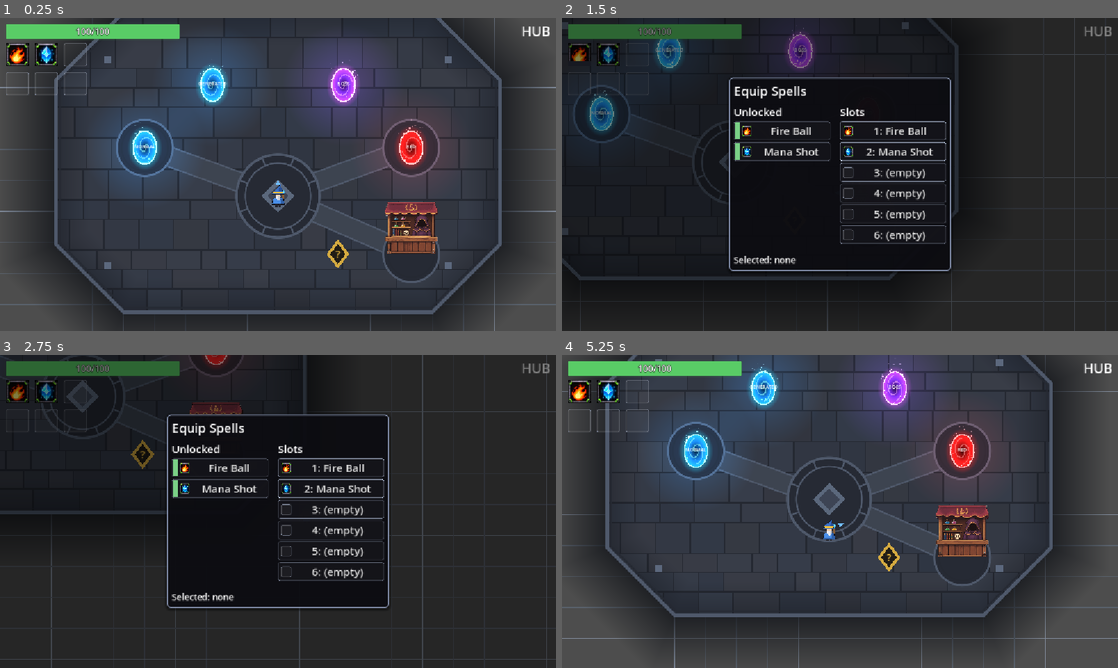
Above: before the commit, frames 1-4 (two rows, left to right).
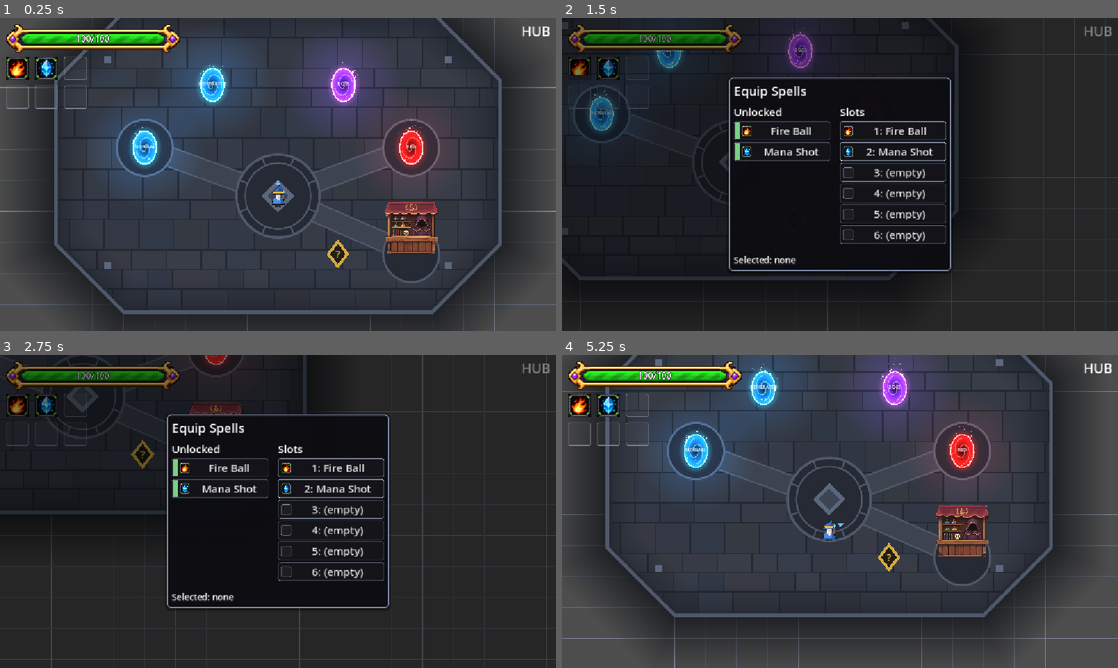
Above: after the commit, the same moments.

Repository: BestestGameStudio/gangU
Game: Godot game, scene res://scenes/main.tscn
The game is run twice, just before and just after one commit, with the same random seed, the same clock (stepped at 60 frames per second) and the same inputs.
Inputs (mouse positions are in pixels of both pictures, inside the frame that each line leads up to):
- Up to frame 1 (0.25 s): no input
- Up to frame 2 (1.5 s): tap Enter at 0.5 s; move the mouse to (962, 158) at 0.52 s; hold D (move_right) 0.53-1.28 s; hold Space (cast) 0.53-1.28 s; move the mouse to (728, 190) at 1.27 s; hold S (move_down) from 1.28 s (still down); tap Tab (equip_panel) at 1.35 s
- Up to frame 3 (2.75 s): move the mouse to (333, 442) at 2.02 s; release S (move_down) at 2.03 s; hold D (move_right) from 2.03 s (still down); tap E (use_consumable) at 2.1 s
- Up to frame 4 (5.25 s): move the mouse to (812, 574) at 2.77 s; release D (move_right) at 2.78 s; hold W (move_up) 2.78-3.53 s; tap 1 at 2.85 s; move the mouse to (1006, 558) at 3.52 s; hold A (move_left) 3.53-5.03 s; tap Enter at 3.6 s; move the mouse to (673, 464) at 4.27 s; tap Space (cast) at 4.35 s; move the mouse to (867, 511) at 5.02 s; hold S (move_down) from 5.03 s (still down); hold Tab (equip_panel) from 5.03 s (still down)

The runs differ from the first frame. In frame 1, 3.4% of the frame differs, in the area x 1-33%, y 2-30%; in frame 2, 3.1%; in frame 3, 3.1%; in frame 4, 3.4%.

Commit message:
feat(hud): textured HP bar from the new sprite sheet (#244)
Replace the flat ProgressBar styles with a sliced frame, track and fill.
End caps stay fixed and the middles tile. Amber and red remain as tints
over the fill, which is stored as a brightness map.

Co-Authored-By: Claude Opus 5.5 <noreply@anthropic.com>

Diff:
--- a/scenes/hud.tscn
+++ b/scenes/hud.tscn
@@ -1,6 +1,7 @@
-[gd_scene load_steps=2 format=3 uid="uid://bgangu6hud"]
+[gd_scene load_steps=3 format=3 uid="uid://bgangu6hud"]
 
 [ext_resource type="Script" path="res://scripts/hud.gd" id="1_hud"]
+[ext_resource type="Texture2D" path="res://assets/sprites/hp_bar_frame.png" id="2_frame"]
 
 [node name="HUD" type="CanvasLayer"]
 script = ExtResource("1_hud")
@@ -13,9 +14,20 @@
 theme_override_constants/separation = 8
 
 [node name="HPBar" type="ProgressBar" parent="Root"]
-custom_minimum_size = Vector2(360, 32)
+texture_filter = 1
+custom_minimum_size = Vector2(360, 60)
 layout_mode = 2
 show_percentage = false
+
+[node name="HPFrame" type="NinePatchRect" parent="Root/HPBar"]
+layout_mode = 1
+anchors_preset = 15
+anchor_right = 1.0
+anchor_bottom = 1.0
+mouse_filter = 2
+texture = ExtResource("2_frame")
+patch_margin_left = 45
+patch_margin_right = 45
 
 [node name="HPLabel" type="Label" parent="Root/HPBar"]
 layout_mode = 1
--- a/scripts/hud.gd
+++ b/scripts/hud.gd
@@ -26,12 +26,17 @@
 
 const RESERVED_PAD := 8.0
 const SLOT_SIDE := 48.0
-const HP_GREEN := Color(0.35, 0.8, 0.4, 1.0)
+## #244: the fill texture stores brightness only, so these tint it directly.
+## Green is the sheet art's own hue (median r/g and b/g).
+const HP_GREEN := Color(0.17, 1.0, 0.14, 1.0)
 const HP_AMBER := Color(0.95, 0.75, 0.25, 1.0)
 const HP_RED := Color(0.9, 0.3, 0.25, 1.0)
 const HP_AMBER_FRAC := 0.5
 const HP_RED_FRAC := 0.25
-const BAR_TRACK := Color(0.08, 0.08, 0.1, 0.9)
+const HP_TRACK_TEXTURE := preload("res://assets/sprites/hp_bar_track.png")
+const HP_FILL_TEXTURE := preload("res://assets/sprites/hp_bar_fill.png")
+const HP_TRACK_CAP := 42.0
+const HP_FILL_CAP := 44.0 # transparent padding + the fill's tapered tip
 
 var _player: Player
 var _caster: SpellCaster
@@ -52,8 +57,8 @@
 @onready var _objective_label: Label = $Root/ObjectiveLabel
 
 func _ready() -> void:
-	_hp_bar.add_theme_stylebox_override("background", UiStyle.bar(BAR_TRACK))
-	_hp_bar.add_theme_stylebox_override("fill", UiStyle.bar(HP_GREEN))
+	_hp_bar.add_theme_stylebox_override("background", _hp_bar_style(HP_TRACK_TEXTURE, HP_TRACK_CAP))
+	_hp_bar.add_theme_stylebox_override("fill", _hp_bar_style(HP_FILL_TEXTURE, HP_FILL_CAP))
 	if player_path != NodePath(""):
 		_player = get_node_or_null(player_path) as Player
 	if _player == null:
@@ -67,6 +72,15 @@
 	_on_health_changed(_player.hp, _player.max_hp)
 	if _caster != null:
 		_build_slot_grid()
+
+## Fixed end caps; the middle repeats so stars and stripes never stretch.
+func _hp_bar_style(texture: Texture2D, cap: float) -> StyleBoxTexture:
+	var sb := StyleBoxTexture.new()
+	sb.texture = texture
+	sb.texture_margin_left = cap
+	sb.texture_margin_right = cap
+	sb.axis_stretch_horizontal = StyleBoxTexture.AXIS_STRETCH_MODE_TILE
+	return sb
 
 func _build_slot_grid() -> void:
 	for i in SpellCaster.SLOT_COUNT:
@@ -104,12 +118,12 @@
 	_hp_bar.max_value = max_hp
 	_hp_bar.value = current
 	# #93: HP state color - green -> amber -> red as the fraction drops.
-	var fill := _hp_bar.get_theme_stylebox("fill") as StyleBoxFlat
+	var fill := _hp_bar.get_theme_stylebox("fill") as StyleBoxTexture
 	if fill != null:
 		var frac := 0.0
 		if max_hp > 0:
 			frac = clampf(float(current) / float(max_hp), 0.0, 1.0)
-		fill.bg_color = HP_GREEN if frac > HP_AMBER_FRAC else (HP_AMBER if frac > HP_RED_FRAC else HP_RED)
+		fill.modulate_color = HP_GREEN if frac > HP_AMBER_FRAC else (HP_AMBER if frac > HP_RED_FRAC else HP_RED)
 
 func _on_player_died() -> void:
 	# Run restart is #6's job; the HUD only reflects the death state.
--- a/scripts/test93_hud_visual.gd
+++ b/scripts/test93_hud_visual.gd
@@ -54,10 +54,10 @@
 	return s
 
 func _fill_of(bar: ProgressBar) -> Color:
-	var sb := bar.get_theme_stylebox("fill") as StyleBoxFlat
-	return sb.bg_color if sb != null else Color(-1, -1, -1)
+	var sb := bar.get_theme_stylebox("fill") as StyleBoxTexture
+	return sb.modulate_color if sb != null else Color(-1, -1, -1)
 
-const C_GREEN := Color(0.35, 0.8, 0.4, 1.0)
+const C_GREEN := Color(0.17, 1.0, 0.14, 1.0)
 const C_AMBER := Color(0.95, 0.75, 0.25, 1.0)
 const C_RED := Color(0.9, 0.3, 0.25, 1.0)
 
@@ -96,8 +96,21 @@
 
 	# (a) HP bar custom styling + state colors.
 	var hp_bar := hud.get_node("Root/HPBar") as ProgressBar
-	_check(hp_bar.get_theme_stylebox("background") is StyleBoxFlat, "(a) HP track StyleBoxFlat")
-	_check(hp_bar.get_theme_stylebox("fill") is StyleBoxFlat, "(a) HP fill StyleBoxFlat")
+	var track_style := hp_bar.get_theme_stylebox("background") as StyleBoxTexture
+	var fill_style := hp_bar.get_theme_stylebox("fill") as StyleBoxTexture
+	_check(track_style != null and track_style.texture != null, "(a) HP track is textured")
+	_check(fill_style != null and fill_style.texture != null, "(a) HP fill is textured")
+	_check(track_style.get_margin(SIDE_LEFT) > 0.0 and fill_style.get_margin(SIDE_RIGHT) > 0.0, "(a) HP track and fill keep fixed end caps")
+	_check(track_style.axis_stretch_horizontal == StyleBoxTexture.AXIS_STRETCH_MODE_TILE and fill_style.axis_stretch_horizontal == StyleBoxTexture.AXIS_STRETCH_MODE_TILE, "(a) HP track and fill tile their middles")
+	var fill_image := fill_style.texture.get_image()
+	if fill_image.is_compressed():
+		fill_image.decompress()
+	var fill_sample := fill_image.get_pixel(fill_image.get_width() / 2, fill_image.get_height() / 2)
+	_check(fill_sample.a > 0.9 and is_equal_approx(fill_sample.r, fill_sample.b) and fill_sample.g > 0.4, "(a) fill art is a bright untinted value map (got %s)" % str(fill_sample))
+	var hp_frame := hud.get_node_or_null("Root/HPBar/HPFrame") as NinePatchRect
+	_check(hp_frame != null and hp_frame.texture != null and hp_frame.patch_margin_left > 0 and hp_frame.patch_margin_right > 0, "(a) HP frame is a nine-patch with fixed ends")
+	_check(hp_frame != null and hp_frame.mouse_filter == Control.MOUSE_FILTER_IGNORE, "(a) HP frame ignores the mouse")
+	_check(hud.get_node("Root/HPBar").get_children().find(hp_frame) < hud.get_node("Root/HPBar").get_children().find(hp_label), "(a) HP text draws above the frame")
 	_check(_fill_of(hp_bar) == C_GREEN, "(a) HP green at 80 percent")
 	player.hp = 40
 	player.health_changed.emit(40, 100)
@@ -170,7 +183,7 @@
 	_check(root_box.offset_right == 372.0, "(i) Root width 360 (offset_right got %s)" % str(root_box.offset_right))
 	_check(root_box.get_theme_constant("separation") == 8, "(i) Root separation 8")
 	_check(hp_label.get_theme_font_size("font_size") == 18, "(i) HPLabel font 18")
-	_check(hp_bar.custom_minimum_size == Vector2(360, 32), "(i) HPBar 360x32 (got %s)" % str(hp_bar.custom_minimum_size))
+	_check(hp_bar.custom_minimum_size == Vector2(360, 60), "(i) HPBar 360x60 (got %s)" % str(hp_bar.custom_minimum_size))
 	var obj_label := hud.get_node("Root/ObjectiveLabel") as Label
 	_check(obj_label.get_theme_font_size("font_size") == 16, "(i) ObjectiveLabel font 16")
 	_check(squares[0].custom_minimum_size == Vector2(48, 48), "(i) squares are 48x48")
--- a/scripts/ui_style.gd
+++ b/scripts/ui_style.gd
@@ -86,10 +86,3 @@
 	sb.set_border_width_all(ROW_BORDER_WIDTH)
 	sb.set_corner_radius_all(BAR_RADIUS)
 	return sb
-
-## Progress bar track or fill.
-static func bar(c: Color) -> StyleBoxFlat:
-	var sb := StyleBoxFlat.new()
-	sb.bg_color = c
-	sb.set_corner_radius_all(BAR_RADIUS)
-	return sb
--- /dev/null
+++ b/tools/sprites/pack_hp_bar.gd
@@ -0,0 +1,96 @@
+extends SceneTree
+## #244 HP bar sheet -> assets/sprites/hp_bar_{frame,track,fill}.png.
+## Runs on Godot's Image class, so it needs no Python imaging packages:
+##   godot --headless --path . --script res://tools/sprites/pack_hp_bar.gd -- SHEET.webp assets/sprites
+## Rects are measured sheet pixels. Everything is composited at sheet scale,
+## then box-downsampled 3:1 with a hard alpha cut.
+
+const SCALE := 3
+const CANVAS_H := 180
+const OPAQUE_MIN := 128
+const FILL_H := 72
+const FILL_PAD := 90 # sheet px of transparent padding: the fill starts inside the frame's end ornaments.
+
+func _init() -> void:
+	var args := OS.get_cmdline_user_args()
+	if args.size() != 2:
+		push_error("usage: -- SHEET.webp OUT_DIR")
+		quit(2)
+		return
+	var board := Image.load_from_file(args[0])
+	board.convert(Image.FORMAT_RGBA8)
+	_save(_frame(board), args[1], "hp_bar_frame.png")
+	_save(_track(board), args[1], "hp_bar_track.png")
+	var fill := _fill(board)
+	_to_value(fill)
+	_save(fill, args[1], "hp_bar_fill.png")
+	quit()
+
+## Cap crops stop short of each part's drawn end outline, which would show as seams.
+func _frame(board: Image) -> Image:
+	var c := _canvas(135 + 30 + 135)
+	_put(c, board, Rect2i(198, 92, 135, CANVAS_H), Vector2i(0, 0))
+	# The sheet's middle top rail sits 7 px below the caps' rail: move it up to meet them.
+	_put(c, board, Rect2i(600, 128, 30, 32), Vector2i(135, 121 - 92))
+	_put(c, board, Rect2i(600, 221, 30, 32), Vector2i(135, 221 - 92))
+	_put(c, board, Rect2i(950, 92, 135, CANVAS_H), Vector2i(165, 0))
+	return c
+
+func _track(board: Image) -> Image:
+	var c := _canvas(126 + 201 + 126)
+	var y := 33 # centres the 123 px track on the frame's rails
+	_put(c, board, Rect2i(199, 306, 126, 123), Vector2i(0, y))
+	_put(c, board, Rect2i(539, 306, 201, 123), Vector2i(126, y)) # two star periods
+	_put(c, board, Rect2i(956, 306, 126, 123), Vector2i(327, y))
+	return c
+
+func _fill(board: Image) -> Image:
+	var c := _canvas(FILL_PAD + 42 + 207 + 42 + FILL_PAD)
+	var y := 59 # the sheet's fill is taller than the frame opening: squeezed to fit
+	_put(c, _squeezed(board, Rect2i(209, 485, 42, 105)), Rect2i(0, 0, 42, FILL_H), Vector2i(FILL_PAD, y))
+	_put(c, _squeezed(board, Rect2i(450, 485, 207, 105)), Rect2i(0, 0, 207, FILL_H), Vector2i(FILL_PAD + 42, y)) # two stripe periods
+	_put(c, _squeezed(board, Rect2i(1022, 485, 42, 105)), Rect2i(0, 0, 42, FILL_H), Vector2i(FILL_PAD + 249, y))
+	return c
+
+func _canvas(w: int) -> Image:
+	return Image.create_empty(w, CANVAS_H, false, Image.FORMAT_RGBA8)
+
+func _put(canvas: Image, src: Image, rect: Rect2i, at: Vector2i) -> void:
+	canvas.blit_rect(src, rect, at)
+
+func _squeezed(board: Image, rect: Rect2i) -> Image:
+	var part := board.get_region(rect)
+	part.resize(rect.size.x, FILL_H, Image.INTERPOLATE_NEAREST)
+	return part
+
+## Stores brightness only: HUD tints it, so one texture serves green, amber and red.
+func _to_value(img: Image) -> void:
+	for y in img.get_height():
+		for x in img.get_width():
+			var c := img.get_pixel(x, y)
+			var v := maxf(c.r, maxf(c.g, c.b))
+			img.set_pixel(x, y, Color(v, v, v, c.a))
+
+func _save(canvas: Image, dir: String, file: String) -> void:
+	var out := _downsample(canvas)
+	var path := dir.path_join(file)
+	var err := out.save_png(path)
+	print("%s %dx%d err=%d" % [path, out.get_width(), out.get_height(), err])
+
+func _downsample(src: Image) -> Image:
+	var w := src.get_width() / SCALE
+	var h := src.get_height() / SCALE
+	var out := Image.create_empty(w, h, false, Image.FORMAT_RGBA8)
+	for y in h:
+		for x in w:
+			var sum := Color(0, 0, 0, 0)
+			var n := 0
+			for j in SCALE:
+				for i in SCALE:
+					var c := src.get_pixel(x * SCALE + i, y * SCALE + j)
+					if c.a8 >= OPAQUE_MIN:
+						sum += Color(c.r, c.g, c.b, 0)
+						n += 1
+			if n * 2 > SCALE * SCALE:
+				out.set_pixel(x, y, Color(sum.r / n, sum.g / n, sum.b / n, 1.0))
+	return out
Binary file added: assets/sprites/hp_bar_fill.png
Not shown, added: assets/sprites/hp_bar_fill.png.import
Binary file added: assets/sprites/hp_bar_frame.png
Not shown, added: assets/sprites/hp_bar_frame.png.import
Binary file added: assets/sprites/hp_bar_track.png
Not shown, added: assets/sprites/hp_bar_track.png.import
Not shown, added: tools/sprites/pack_hp_bar.gd.uid
Not shown, changed: assets/sprites/SOURCE.md
